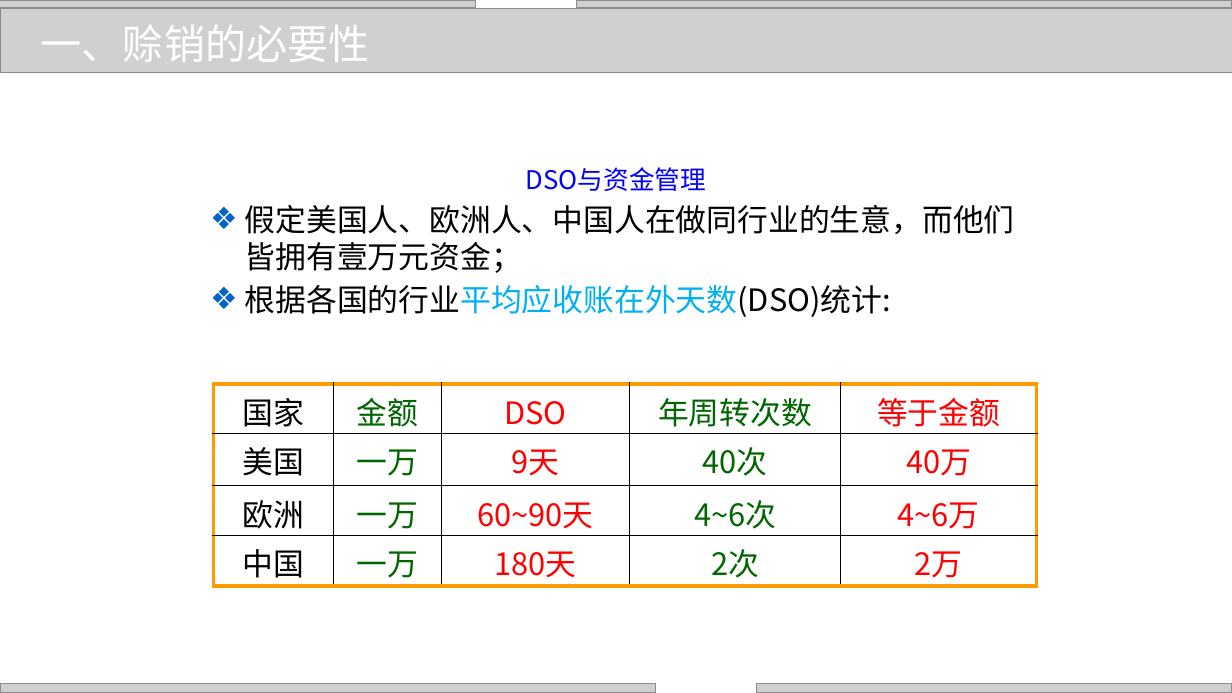
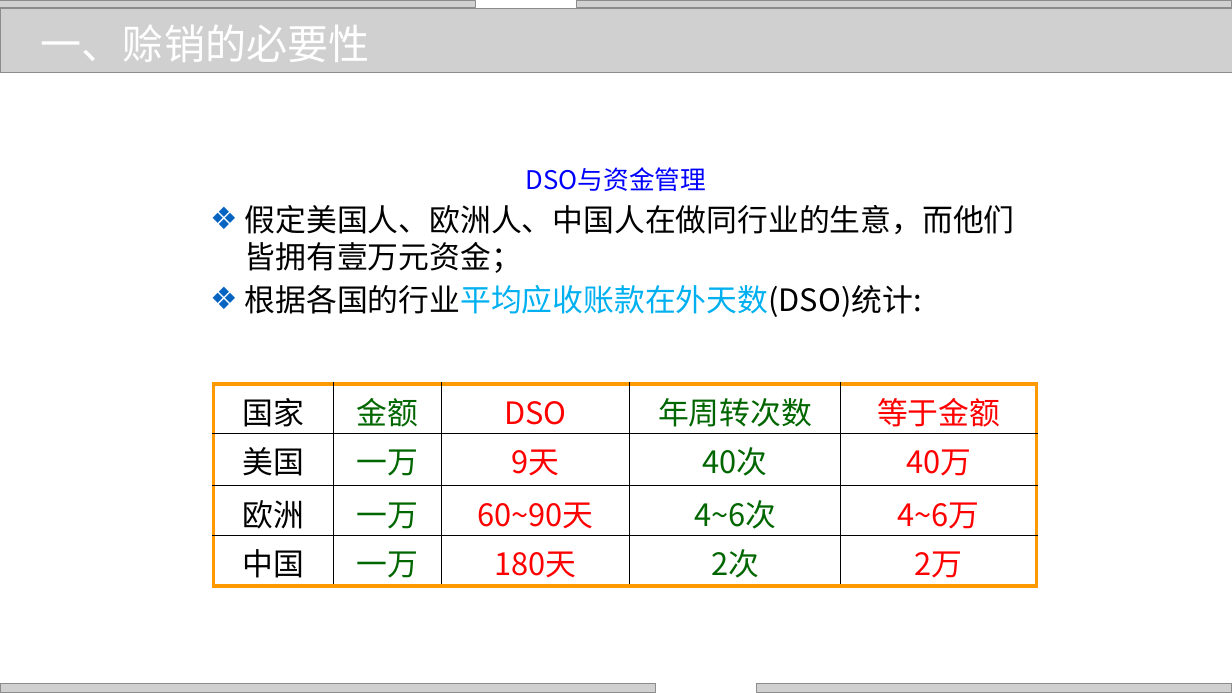
Before and after one commit to zhangjianzhang/internet_credit, a slide deck: slide 10 of files/slides/lecture_10.pptx. Drawn at 1232x693 pixels with LibreOffice and Linux fonts; fonts in the diff are those of the drawing; grey boxes stand for pictures; background and template pictures are left out. Boxes give left, top, right and bottom in pixels: in the first picture for what was removed or moved away, otherwise in the second. Text is boxed around its words. In the diff, an @@ line names an element or a change of style, - is before the commit and + after.

```diff
--- a/files/slides/lecture_10.pptx
+++ b/files/slides/lecture_10.pptx
@@ text at box(245, 285, 922, 317): text changed @@
-❖ 根据各国的行业平均应收账在外天数(DSO)统计:
+❖ 根据各国的行业平均应收账款在外天数(DSO)统计:
```
Also in this commit, not shown: 5 other slides changed, 5 other files.
